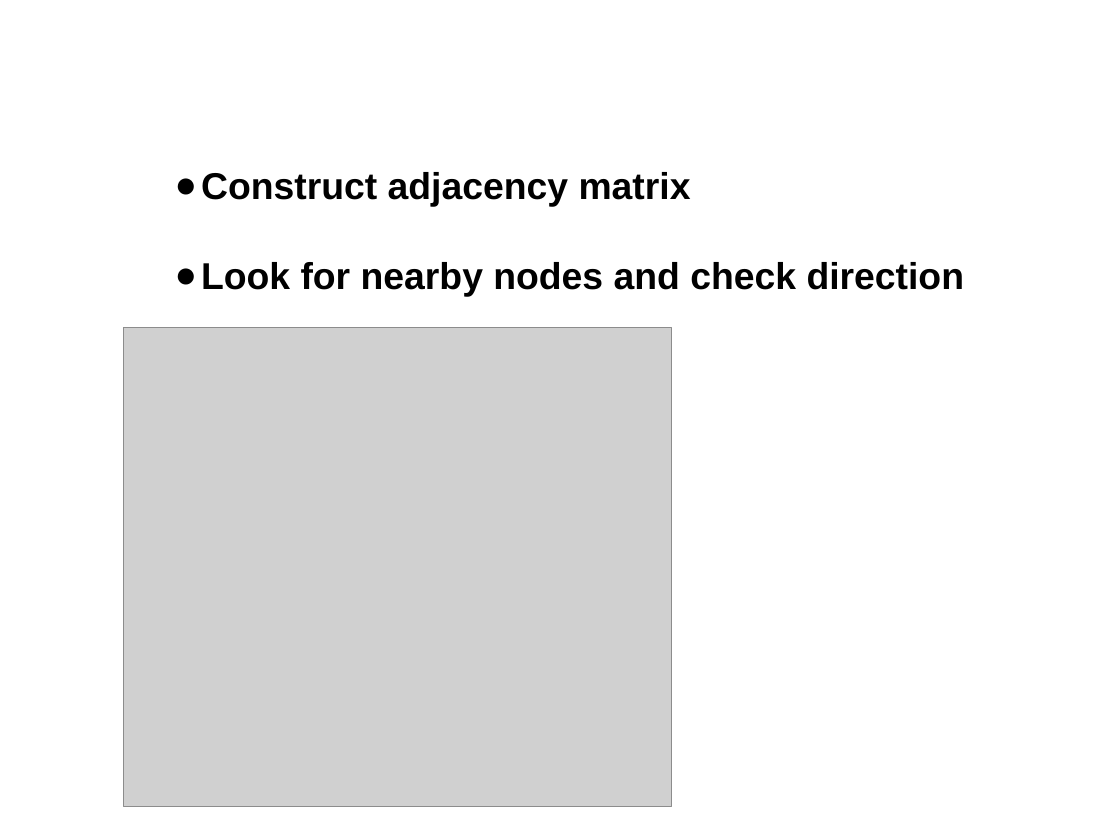
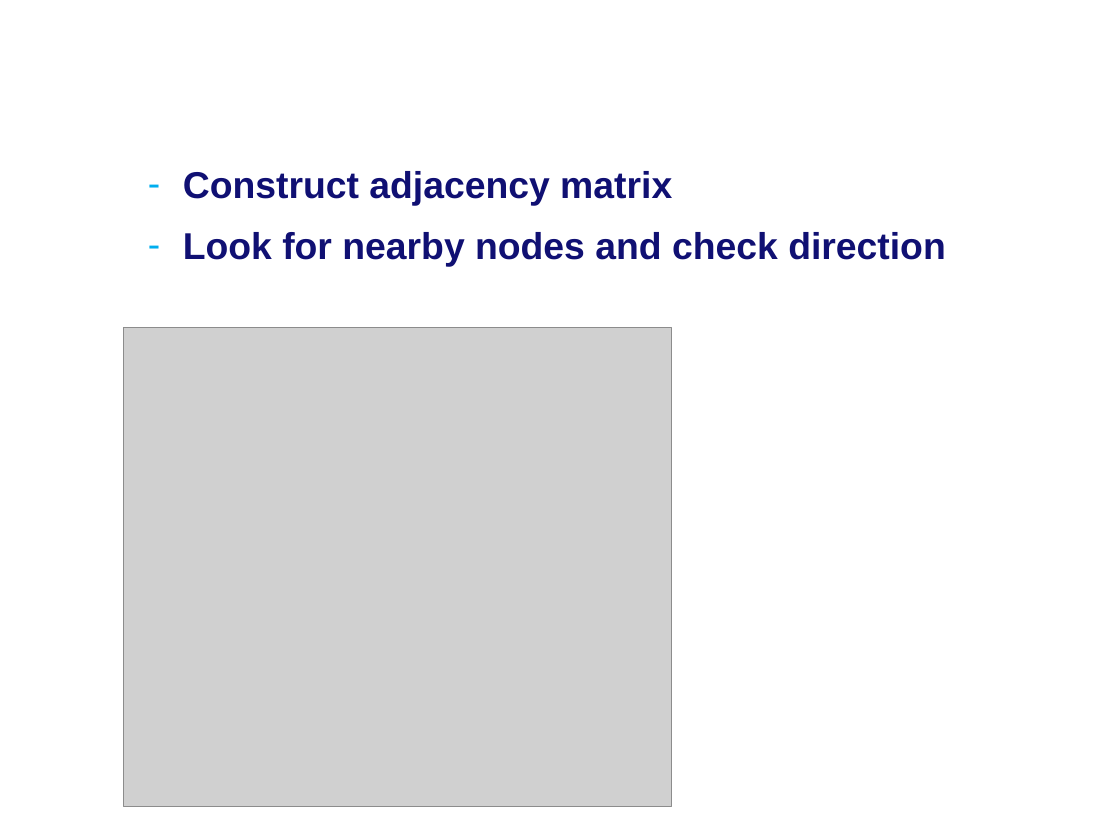
Before and after one commit to MartijnMuijsers/Algorithms, a slide deck: slide 23 of report/Final Presentation.ppt (slide 24 before the commit). Drawn at 1120x840 pixels with LibreOffice and Linux fonts; fonts in the diff are those of the drawing; grey boxes stand for pictures; background and template pictures are left out. Boxes give left, top, right and bottom in pixels: in the first picture for what was removed or moved away, otherwise in the second. Text is boxed around its words. In the diff, an @@ line names an element or a change of style, - is before the commit and + after.

```diff
--- a/report/Final Presentation.ppt
+++ b/report/Final Presentation.ppt
@@ text "Construct adjacency matrix": place and size @@
-text "Construct adjacency matrix" at (201, 172, 965, 296)
+text "Construct adjacency matrix" at (183, 171, 946, 267)
@@ text "Construct adjacency matrix" at (183, 171, 946, 267): text colour #000000 to #101073; bullet ● to -; list level 1 to 2 in "Construct adjacency matrix"; bullet colour #000000 to #00AEEF; list level 1 to 2 in "Look for nearby nodes and ..." @@
```
Also in this commit, not shown: 9 other slides changed, 1 slide removed.
